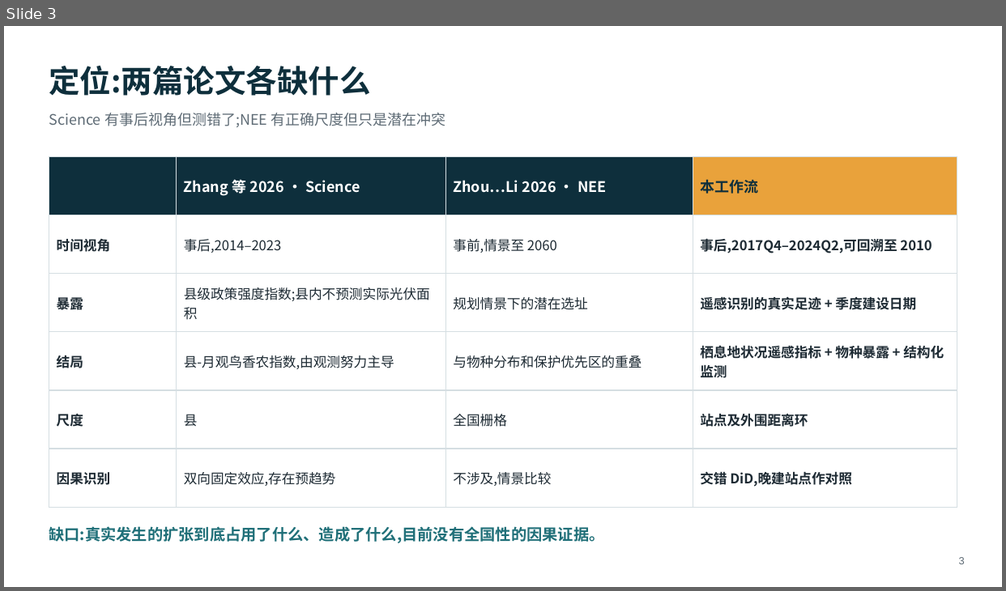
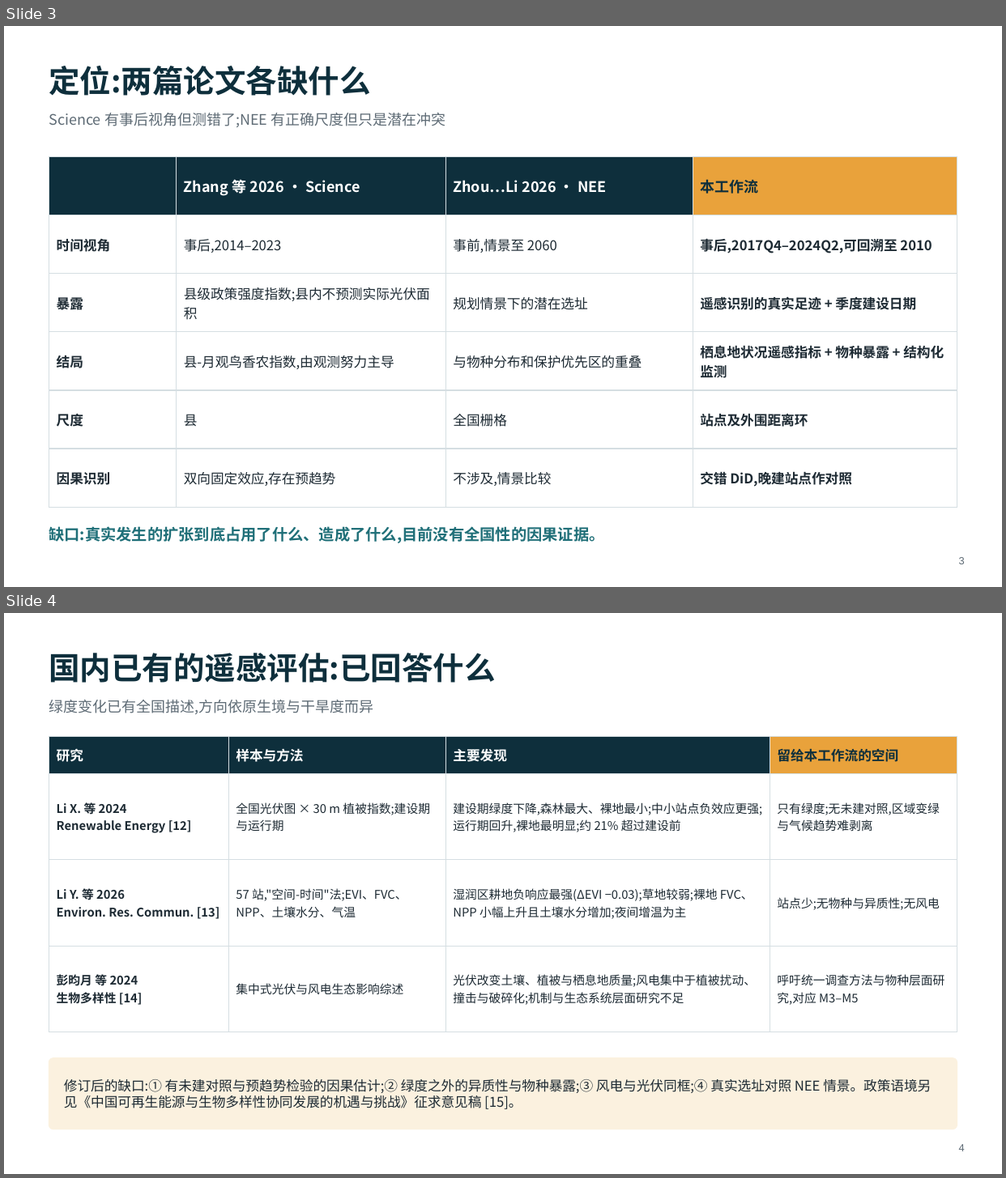
Before and after one commit to dingchenchen6/renewables-biodiversity-rs, a slide deck: RS_Renewables_Biodiversity_Workflow.pptx. Shown one above the other, each under a label of ours: slide 3 before the commit, slides 3 and 4 after it. The pictures are 1006x591 and 1006x1178 pixels, drawn with LibreOffice and Linux fonts; fonts in the diff are those of the drawing. Boxes give left, top, right and bottom in pixels: in the first picture for what was removed or moved away, otherwise in the second. Text is boxed around its words. In the diff, an @@ line names an element or a change of style, - is before the commit and + after.

Commit message:
v0.2: integrate domestic PV remote-sensing studies, pre-construction 30 m land cover, and G1 date check
- Position and evidence ledger now cite Li X. et al. 2024 (Renew. Energy),
  Li Y. et al. 2026 (Environ. Res. Commun.), Peng et al. 2024 (Biodiv. Sci.)
  and the draft report; novelty narrowed to causal controls, heterogeneity,
  wind, and species exposure
- gee/01: prior-year GLC_FCS30D land cover for 14,421 post-2018 PV sites
- gee/02-03: Sentinel-2 seasonal step model on 100 sites; 77% within
  +/-2 quarters of GRW (gate G1 not met overall; 96% for strong-signal half)
- Deck: new literature slide and siting-shift / G1 slide

```diff
--- a/RS_Renewables_Biodiversity_Workflow.pptx
+++ b/RS_Renewables_Biodiversity_Workflow.pptx
@@ slide 4 added at bbox=[4, 613, 1002, 1174], background #FFFFFF @@
@@ text added at bbox=[49, 653, 495, 683], 30 pt, text #0E2F3C, bold @@
+国内已有的遥感评估:已回答什么
@@ text added at bbox=[49, 700, 373, 714], 14 pt, text #5E6B75 @@
+绿度变化已有全国描述,方向依原生境与干旱度而异
@@ table added at bbox=[49, 736, 957, 1008], 4 rows, 4 columns @@
+研究 | 样本与方法 | 主要发现 | 留给本工作流的空间
+Li X. 等 2024 / Renewable Energy [12] | 全国光伏图 × 30 m 植被指数;建设期与运行期 | 建设期绿度下降,森林最大、裸地最小;中小站点负效应更强;运行期回升,裸地最明显;约 21% 超过建设前 | 只有绿度;无未建对照,区域变绿与气候趋势难剥离
+Li Y. 等 2026 / Environ. Res. Commun. [13] | 57 站,"空间-时间"法;EVI、FVC、NPP、土壤水分、气温 | 湿润区耕地负响应最强(ΔEVI −0.03);草地较弱;裸地 FVC、NPP 小幅上升且土壤水分增加;夜间增温为主 | 站点少;无物种与异质性;无风电
+彭昀月 等 2024 / 生物多样性 [14] | 集中式光伏与风电生态影响综述 | 光伏改变土壤、植被与栖息地质量;风电集中于植被扰动、撞击与破碎化;机制与生态系统层面研究不足 | 呼吁统一调查方法与物种层面研究,对应 M3–M5
@@ rounded rectangle added at bbox=[49, 1059, 957, 1130], fill #FBF1DF, outline #FBF1DF 1 pt @@
@@ text added at bbox=[64, 1080, 931, 1110], 13 pt, text #1D2A33 @@
+修订后的缺口:① 有未建对照与预趋势检验的因果估计;② 绿度之外的异质性与物种暴露;③ 风电与光伏同框;④ 真实选址对照 NEE 情景。政策语境另见《中国可再生能源与生物多样性协同发展的机遇与挑战》征求意见稿 [15]。
@@ text added at bbox=[959, 1144, 965, 1152], 10 pt, text #5E6B75 @@
+4
```
Also in this commit, not shown: 17 slides changed, 1 other slide added, 12 other files.
